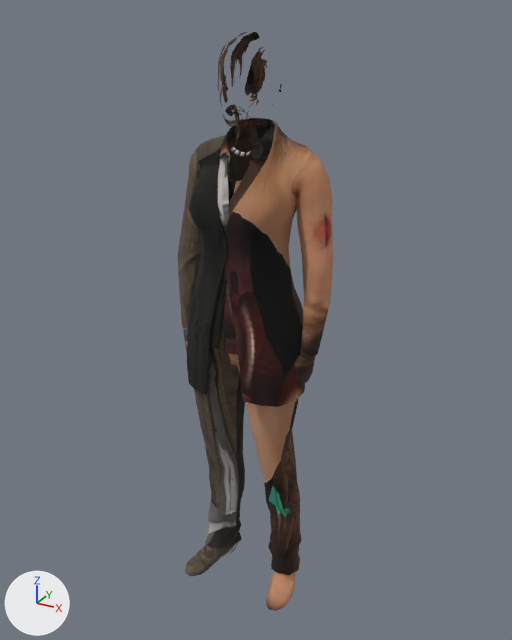
The glTF model public/models/people/w09.glb: old version first, new version second.
The view is the same before and after, from a camera (50 mm lens) standing at (0.953, -1.684, 0.783) and looking at (0.01, 0.031, -0.074). The axes (+X, +Y, +Z) are drawn at lower left. The lights are the same throughout. The older version comes first. Objects named as collision shapes, trigger or cutter boxes, shadow casters or lower levels of detail are left out. Vertices at exactly the same position are counted once.

Before the edit, the objects in view are built like this:
```python
me_lod0 = bpy.data.meshes.new('lod0')
me_lod0.from_pydata(...)  # 2218 vertices, 4207 faces; spans x -0.24..0.25, y -0.15..0.15, z -1.0..0.73
me_lod0.materials.append(mat_body)
ob_lod0 = bpy.data.objects.new('lod0', me_lod0)
ob_lod0.location = (0.0, 0.0, 0.0)
```
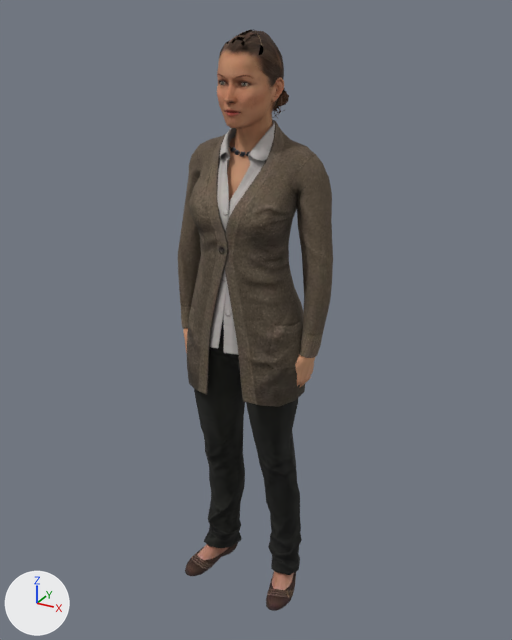
The newer file is also turned or shifted as a whole; pictures and numbers use the older file's frame.

Changed parts and their boxes (x1, y1, x2, y2) in the pictures (512 x 640 px):
'lod0', reshaped: before (178, 32, 333, 611); after (178, 30, 333, 611)
part 1 of me_lod0, built on: before (183, 44, 315, 395); after (181, 30, 333, 487)
part 2 of me_lod0, built on: before (186, 555, 299, 604); after (185, 516, 301, 611)
part 3 of me_lod0, surface changed: before (180, 39, 332, 603); after (180, 30, 332, 604)

The edits, one by one:
me_lod0 is used by ob_lod0; location (0.0, 0.0, 0.0).
me_lod0 had 2218 vertices, 4207 faces and spanned x -0.24..0.25, y -0.15..0.15, z -1.0..0.73.
me_lod0 now has 3744 vertices, 7207 faces and spans x -0.24..0.25, y -0.16..0.15, z -1.0..0.73.
me_lod0 part 1: 118 vertices moved within x -0.21..0.23, y -0.14..0.15, z -0.24..0.69; 6 vertices removed from x -0.15..0.16, y -0.15..0.11, z -0.27..0.5; 1378 vertices added at x -0.24..0.25, y -0.15..0.15, z -0.55..0.73.
me_lod0 part 2: 10 vertices moved within x -0.17..0.19, y -0.13..0.07, z -0.99..-0.92; 154 vertices added at x -0.19..0.2, y -0.16..0.09, z -1.0..-0.71.
me_lod0 part 3: 1542 kept faces spanning x -0.24..0.25, y -0.15..0.15, z -1.0..0.73 get new texture (UV) coordinates.
